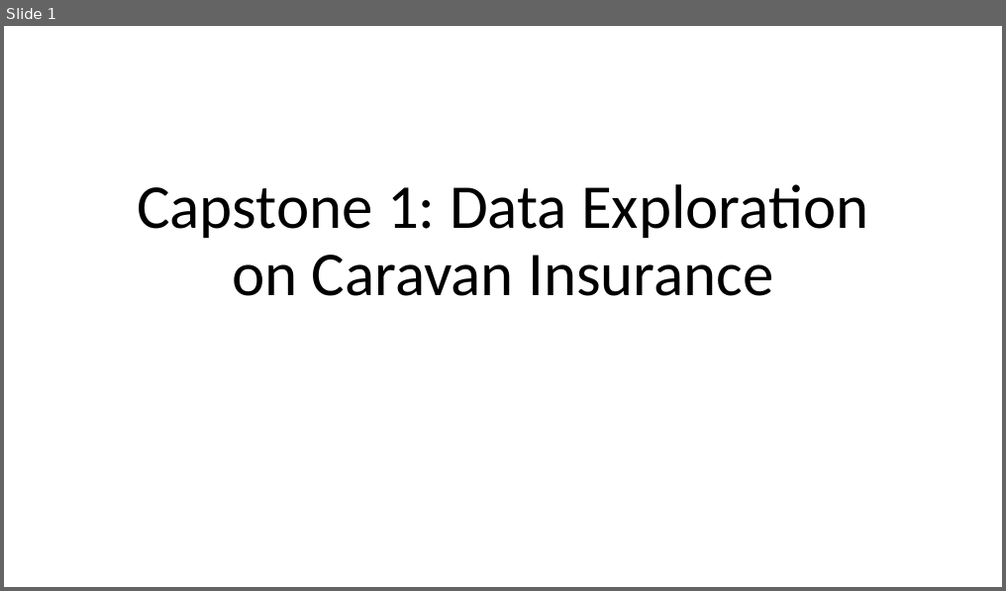
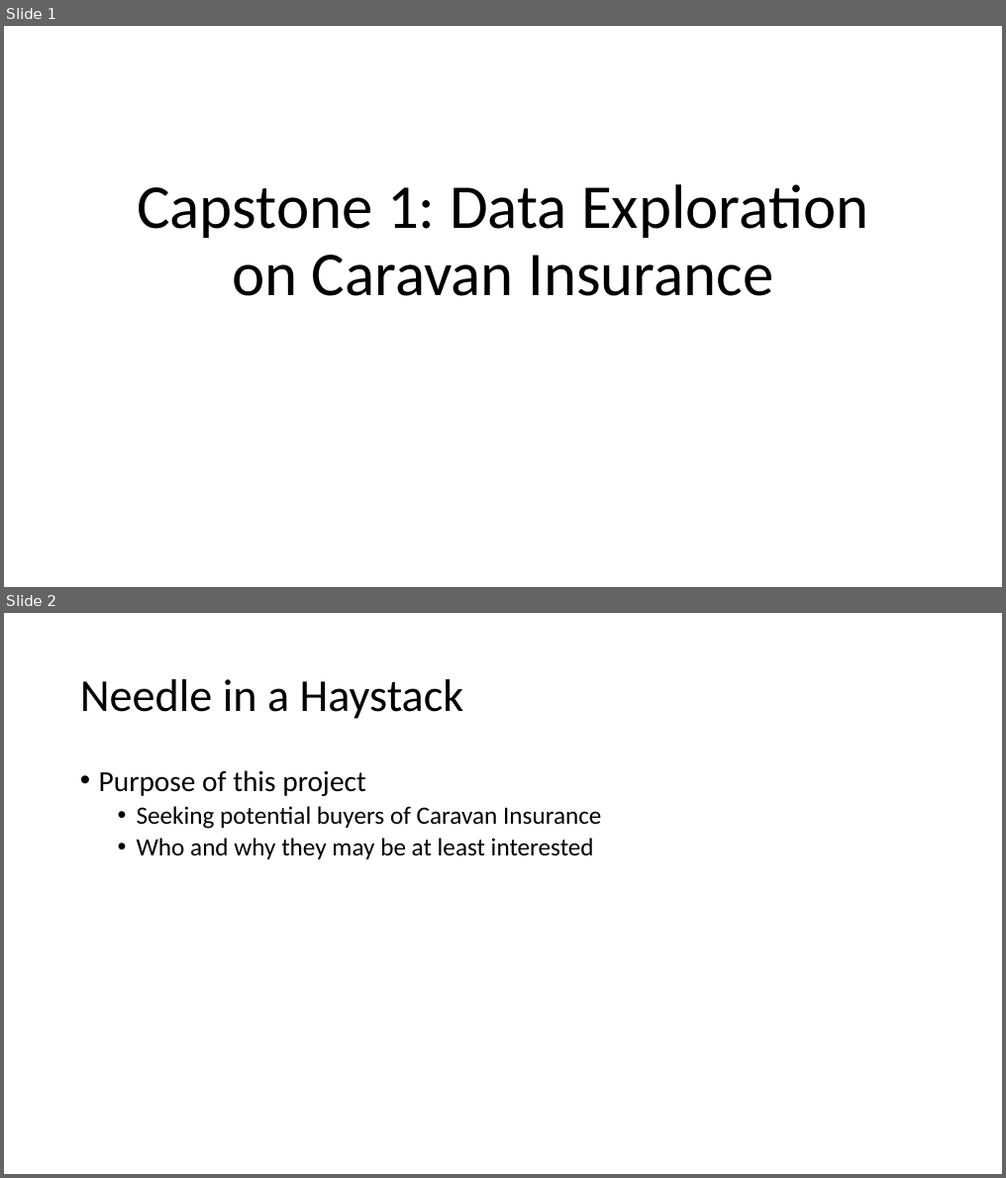
Before and after one commit to Ophidian0807/Springboard_Capstone_1, a slide deck: Capstone 1.pptx. Shown one above the other, each under a label of ours: slide 1 before the commit, slides 1 and 2 after it. The pictures are 1006x591 and 1006x1178 pixels, drawn with LibreOffice and Linux fonts; fonts in the diff are those of the drawing. Boxes give left, top, right and bottom in pixels: in the first picture for what was removed or moved away, otherwise in the second. Text is boxed around its words. In the diff, an @@ line names an element or a change of style, - is before the commit and + after.

```diff
--- a/Capstone 1.pptx
+++ b/Capstone 1.pptx
@@ slide 2 added at [4, 613, 1002, 1174], background #FFFFFF @@
@@ title added at [80, 679, 464, 719], 44 pt, text #000000 @@
+Needle in a Haystack
@@ text added at [99, 770, 601, 860], 24 pt, text #000000 @@
+• Purpose of this project
+  • Seeking potential buyers of Caravan Insurance
+  • Who and why they may be at least interested
```
Also in this commit, not shown: 5 slides changed, 1 other file.
